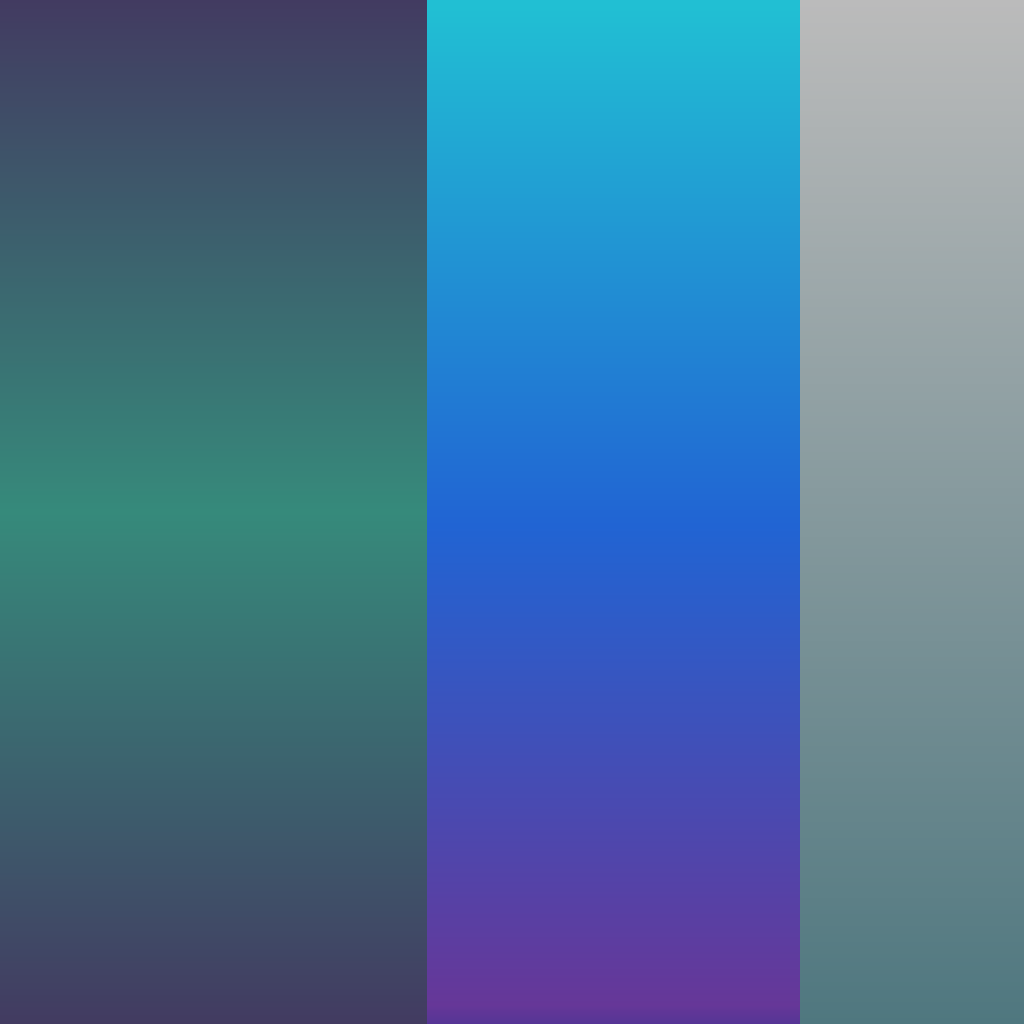
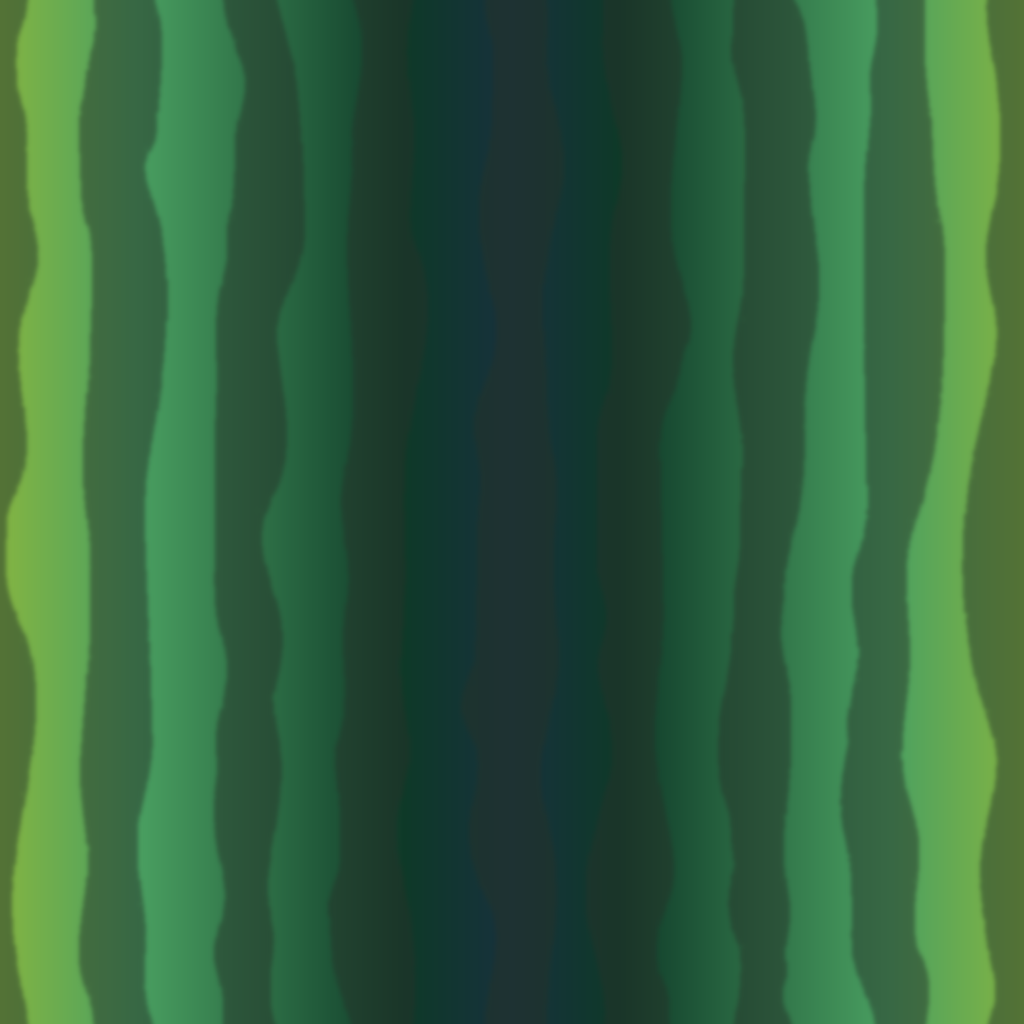
Comparing the layer stacks of the two 1024 x 1024 images. Changes:
added group "Watermelon" with 7 layers above "Sprinkler" over [0, 0, 1024, 1024]
added layer "Paint Layer 7" (51%) in group "Watermelon" over [0, 0, 1024, 1024]
added layer "Base" (1st of 4, in "Watermelon") in group "Watermelon" over [512, 0, 1024, 1024]
added layer "Base" (2nd of 4, in "Watermelon") in group "Watermelon" over [0, 0, 512, 1024]
hid group "Sprinkler" (4 layers) over [0, 0, 1024, 1024]
